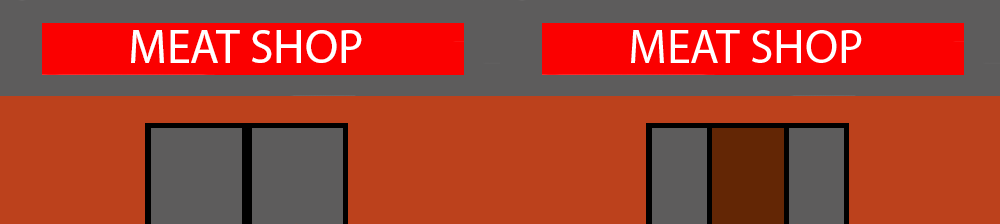
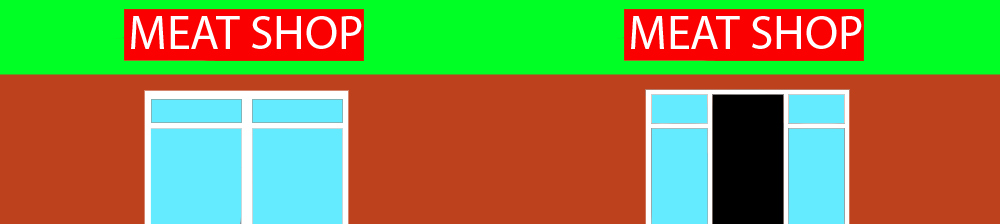
Revision of a layered 1000 × 224 image; what changed, layer by layer:
renamed "Calque 2" to "Calque 4", painted on it over [500,0,1000,224]
renamed "Calque 1" to "Calque 3", painted on it over [0,0,500,224]
removed layer "Arrière-plan" over [0,0,1000,224]
